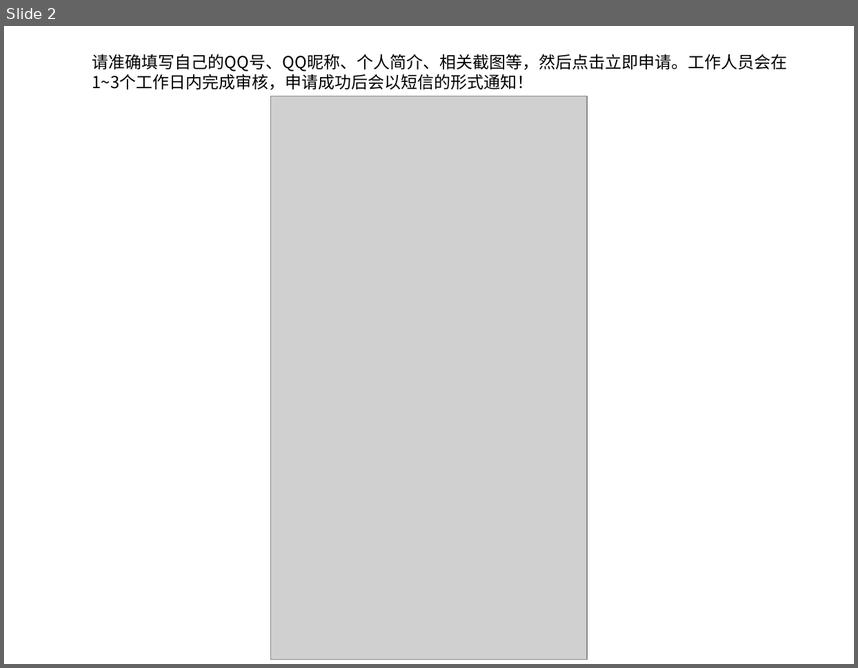
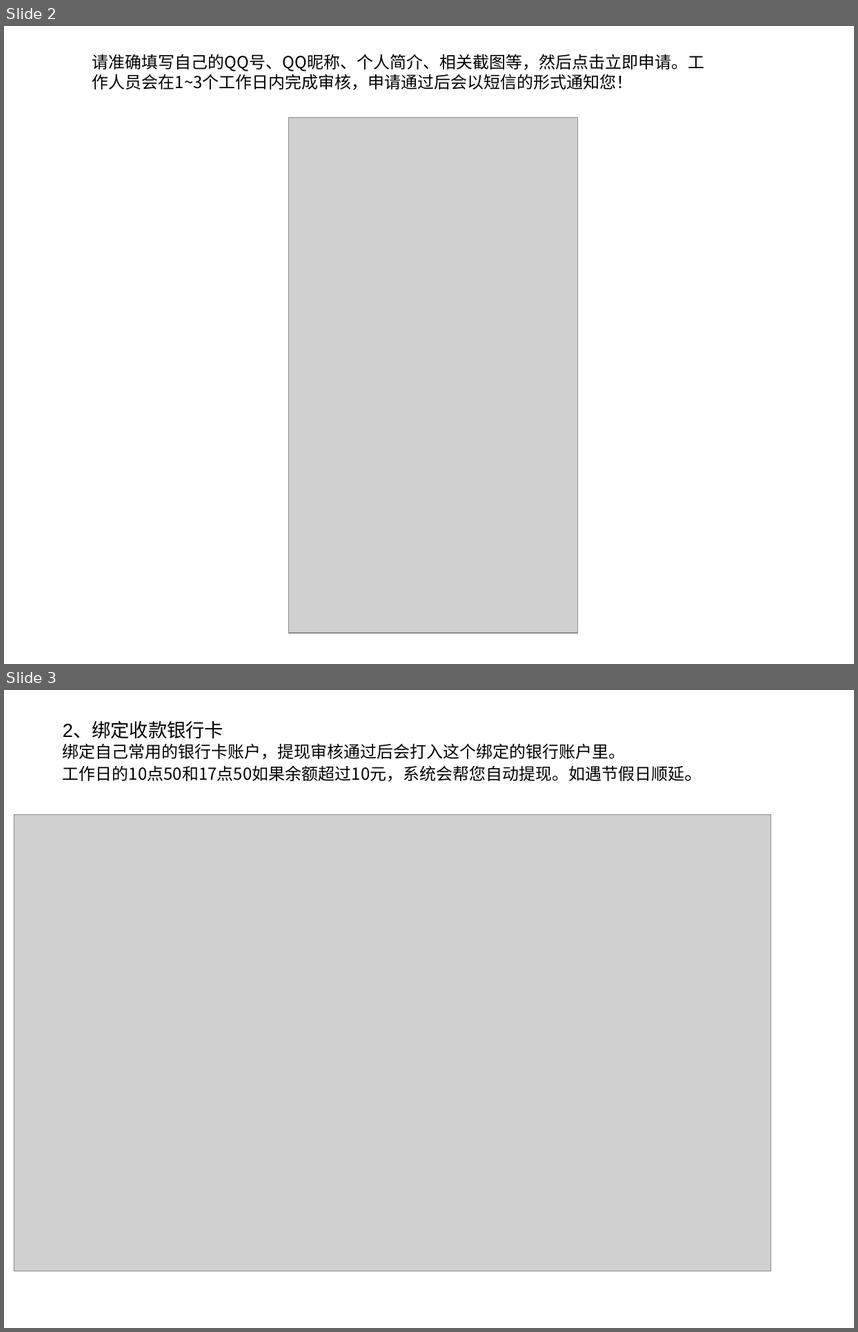
Before and after one commit to csdusunlight/qudao, a slide deck: static/download/福利联盟新人指南.ppt. Shown one above the other, each under a label of ours: slide 2 before the commit, slides 2 and 3 after it. The pictures are 858x668 and 858x1332 pixels, drawn with LibreOffice and Linux fonts; fonts in the diff are those of the drawing; grey boxes stand for pictures; background and template pictures are left out. Boxes give left, top, right and bottom in pixels: in the first picture for what was removed or moved away, otherwise in the second. Text is boxed around its words. In the diff, an @@ line names an element or a change of style, - is before the commit and + after.

```diff
--- a/static/download/福利联盟新人指南.ppt
+++ b/static/download/福利联盟新人指南.ppt
@@ slide 3 added at <box>4,690,854,1328</box>, background picture (left out) @@
@@ text added at <box>63,722,704,782</box>, 14 pt, text #000000 @@
+2、绑定收款银行卡
+绑定自己常用的银行卡账户，提现审核通过后会打入这个绑定的银行账户里。
+工作日的10点50和17点50如果余额超过10元，系统会帮您自动提现。如遇节假日顺延。
@@ picture added at <box>14,815,771,1270</box> @@
@@ slide 2 changed as well @@
@@ text at <box>92,54,704,90</box>: text changed @@
-请准确填写自己的QQ号、QQ昵称、个人简介、相关截图等，然后点击立即申请。工作人员会在1~3个工作日内完成审核，申请成功后会以短信的形式通知！
+请准确填写自己的QQ号、QQ昵称、个人简介、相关截图等，然后点击立即申请。工作人员会在1~3个工作日内完成审核，申请通过后会以短信的形式通知您！
@@ picture: place and size @@
-picture at <box>271,96,587,659</box>
+picture at <box>289,117,578,632</box>
```
Also in this commit, not shown: 9 other slides changed, 7 other slides added, 4 slides removed, 4 other files.
